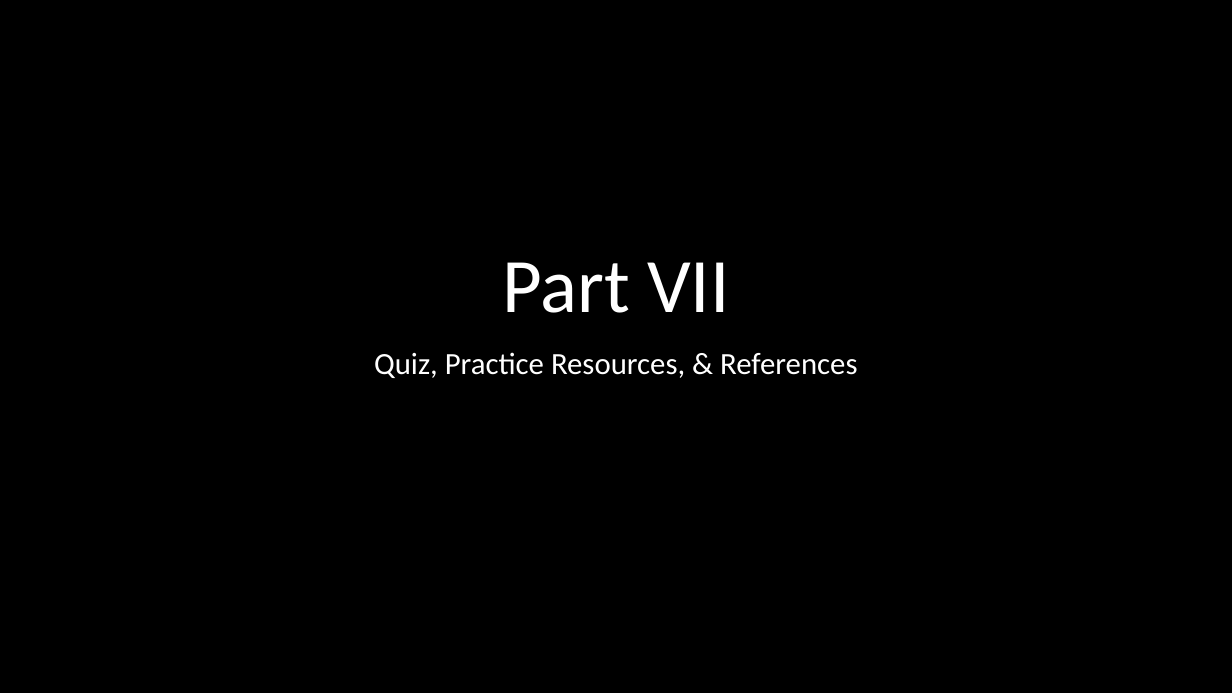
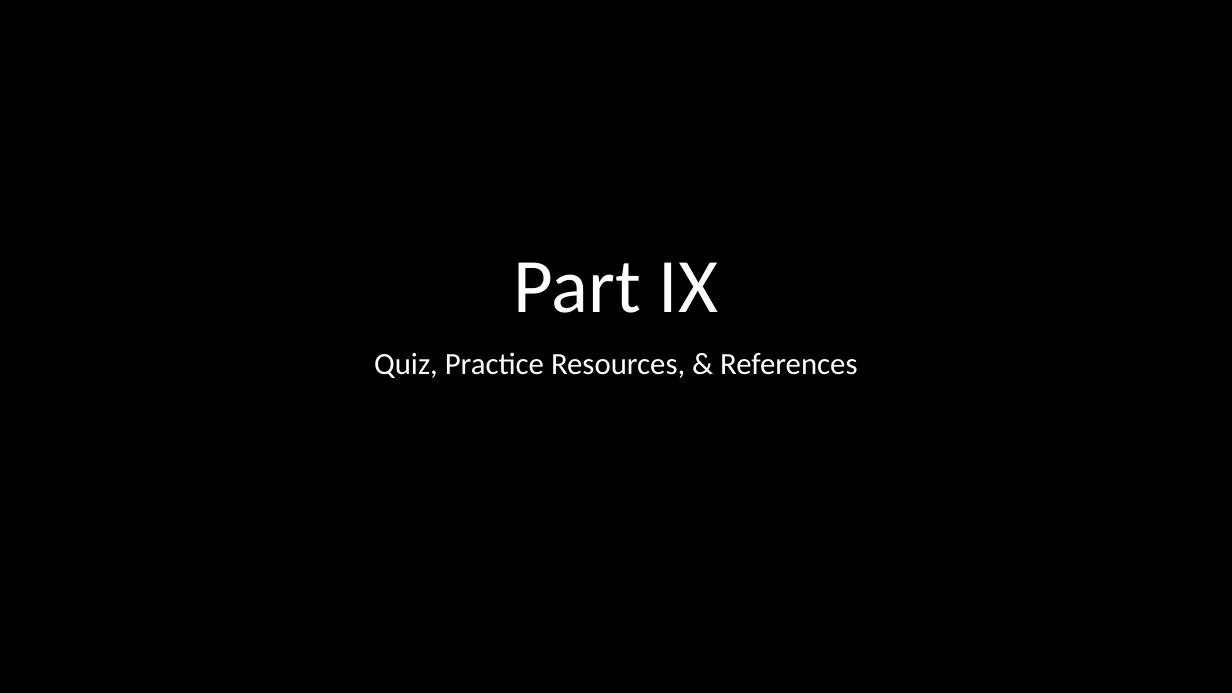
Before and after one commit to wwt/curl-requests-foundations, a slide deck: slide 97 of curl-requests-foundations.pptx (slide 100 before the commit). Drawn at 1232x693 pixels with LibreOffice and Linux fonts; fonts in the diff are those of the drawing. Boxes give left, top, right and bottom in pixels: in the first picture for what was removed or moved away, otherwise in the second. Text is boxed around its words. In the diff, an @@ line names an element or a change of style, - is before the commit and + after.

```diff
--- a/curl-requests-foundations.pptx
+++ b/curl-requests-foundations.pptx
@@ title at [514, 262, 718, 313]: text changed @@
-Part VII
+Part IX
```
Also in this commit, not shown: 11 other slides changed, 2 slides added, 4 slides removed.
